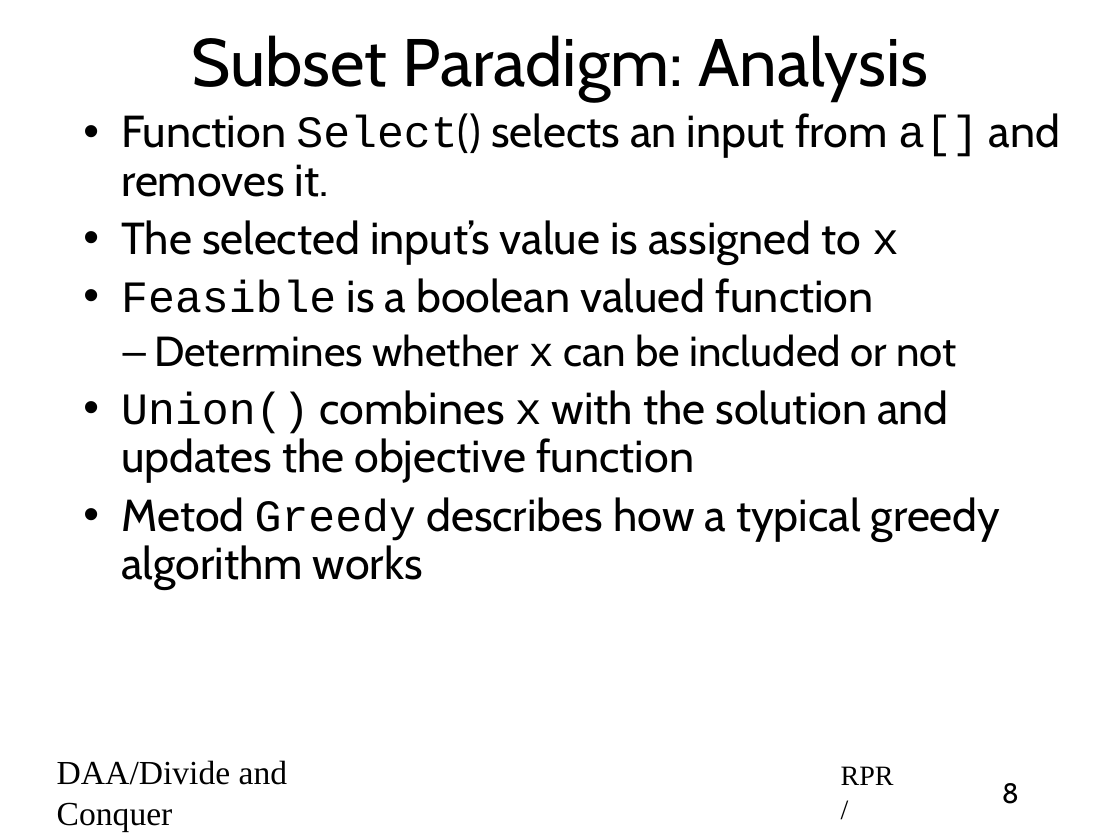
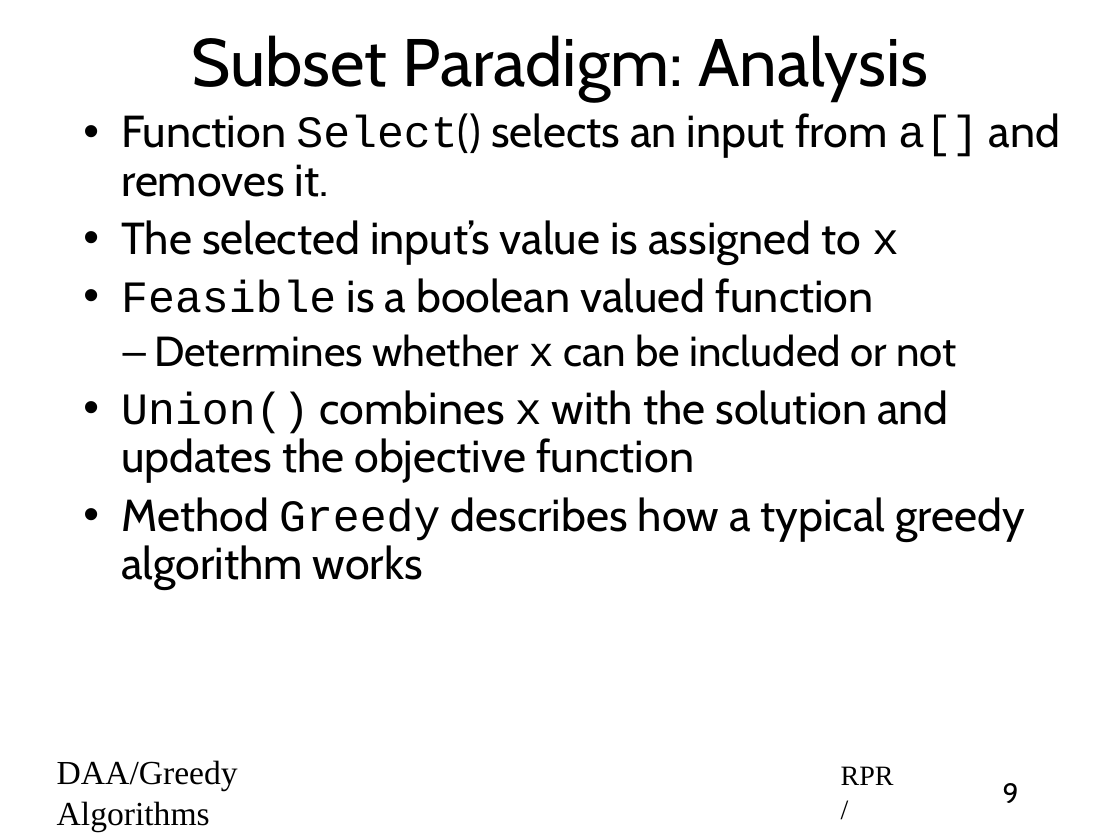
Before and after one commit to rprustagi/2019-17CS43-DAA, a slide deck: slide 9 of Slides-RPR/2019-H1-DAA-L21-Greedy-Algo-overview.pptx (slide 8 before the commit). Drawn at 1120x840 pixels with LibreOffice and Linux fonts; fonts in the diff are those of the drawing. Boxes give left, top, right and bottom in pixels: in the first picture for what was removed or moved away, otherwise in the second. Text is boxed around its words. In the diff, an @@ line names an element or a change of style, - is before the commit and + after.

Commit message:
Typo Error corrections in existing slides

```diff
--- a/Slides-RPR/2019-H1-DAA-L21-Greedy-Algo-overview.pptx
+++ b/Slides-RPR/2019-H1-DAA-L21-Greedy-Algo-overview.pptx
@@ text at (121, 497, 1024, 589): text changed @@
-• Metod Greedy describes how a typical greedy algorithm works
+• Method Greedy describes how a typical greedy algorithm works
@@ text at (57, 760, 238, 831): text changed @@
-DAA/Divide and Conquer
+DAA/Greedy Algorithms
@@ page number at (1003, 783, 1019, 803): text changed @@
-8
+9
```
Also in this commit, not shown: 15 other slides changed, 1 slide added, 1 slide removed, 12 other files.
